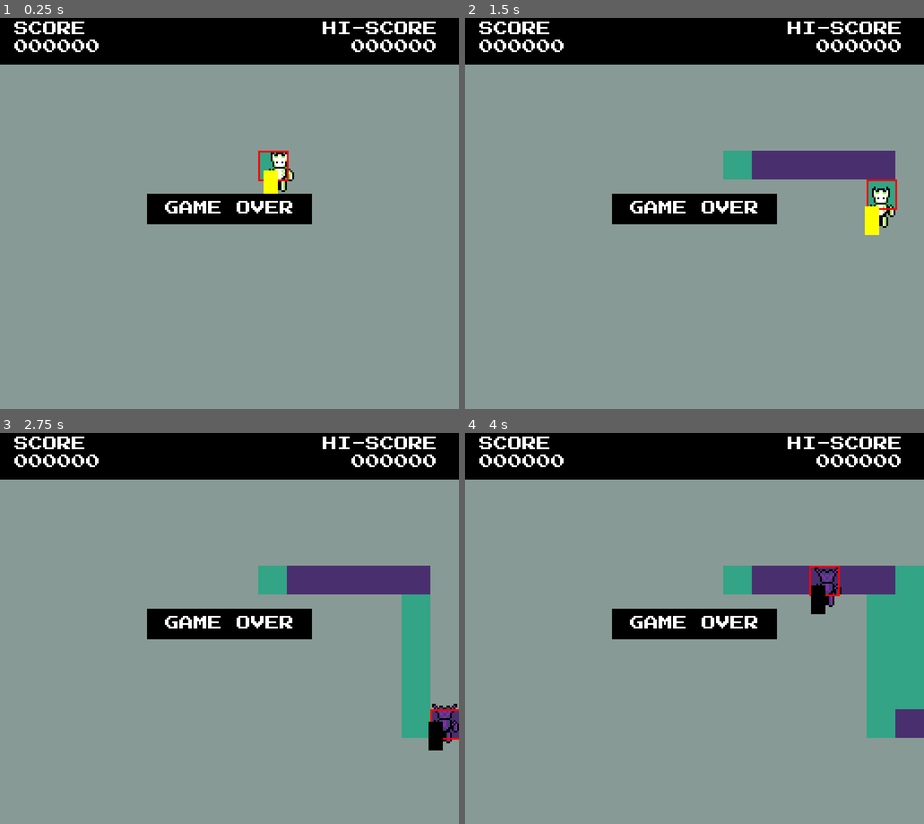
Above: before the commit, frames 1-4 (two rows, left to right).
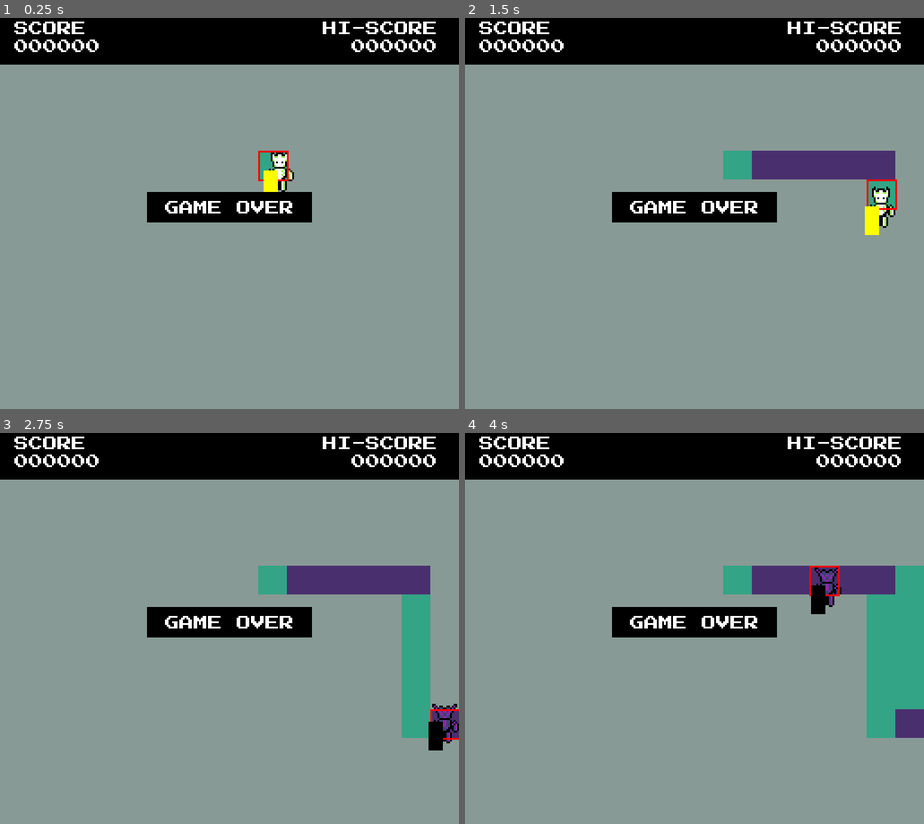
Above: after the commit, the same moments.

Repository: jduhking/replacer
Game: Godot game, scene res://game.tscn
Same seed, same stepped clock (60 frames per second), same inputs: the game is played once before the commit and once after it.
Inputs:
- Up to frame 1 (0.25 s): no input
- Up to frame 2 (1.5 s): tap Enter at 0.5 s; hold Right (ui_right) 0.53-1.28 s; tap X (toggle) at 0.6, 1.35 s; hold Down (ui_down) from 1.28 s (still down)
- Up to frame 3 (2.75 s): release Down (ui_down) at 2.03 s; hold Right (ui_right) from 2.03 s (still down); tap X (toggle) at 2.1 s
- Up to frame 4 (4 s): tap Space at 2.75 s; release Right (ui_right) at 2.78 s; hold Up (ui_up) 2.78-3.53 s; tap X (toggle) at 2.85, 3.6 s; hold Left (ui_left) from 3.53 s (still down)

The runs differ from the first frame. In frame 1, 0.3% of the frame differs, in the area x 32-68%, y 44-53%; in frame 2, 0.3%; in frame 3, 0.3%; in frame 4, 0.3%.

Commit message:
changed by one pixel

Diff:
--- a/ui_manager.tscn
+++ b/ui_manager.tscn
@@ -30,9 +30,9 @@
 anchor_right = 0.5
 anchor_bottom = 0.5
 offset_left = -46.0
-offset_top = -8.5
+offset_top = -9.5
 offset_right = 46.0
-offset_bottom = 8.0
+offset_bottom = 7.0
 grow_horizontal = 2
 grow_vertical = 2
 color = Color(0, 0, 0, 1)
